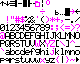
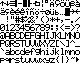
The second (80, 64) image is a revision of the first. Changes to its layers:
painted on "7: Folder symbol" over [35, 1, 40, 7]
painted on "9: Degree symbol" over [45, 0, 50, 5]
painted on "10: Special letter" over [50, 0, 54, 7]
painted on "11: Special letter" over [55, 0, 60, 7]
painted on "12: Special letter" over [60, 0, 65, 7]
painted on "13: Special letter" over [65, 0, 70, 7]
painted on "14: Special letter" over [70, 1, 75, 8]
painted on "15: Special letter" over [75, 0, 80, 7]
painted on "16: Special letter" over [0, 8, 5, 15]
painted on "18: Special letter" over [10, 8, 15, 15]
painted on "19: Special letter" over [15, 8, 20, 15]
painted on "20: Special letter" over [20, 8, 25, 15]
painted on "22: Special letter" over [30, 8, 34, 15]
painted on "35: #" over [15, 16, 20, 23]
painted on "36: $" over [20, 16, 25, 23]
painted on "60: <" over [60, 24, 64, 31]
painted on "62: >" over [71, 24, 75, 31]
painted on "63: ?" over [75, 24, 80, 31]
painted on "64: @" over [0, 32, 5, 39]
painted on "83: S" over [15, 40, 20, 47]
painted on "87: W" over [35, 40, 40, 47]
painted on "89: Y" over [45, 40, 50, 47]
painted on "90: Z" over [50, 40, 55, 47]
painted on "106: j" over [50, 48, 54, 55]
…and 15 more changes (15 painted)
